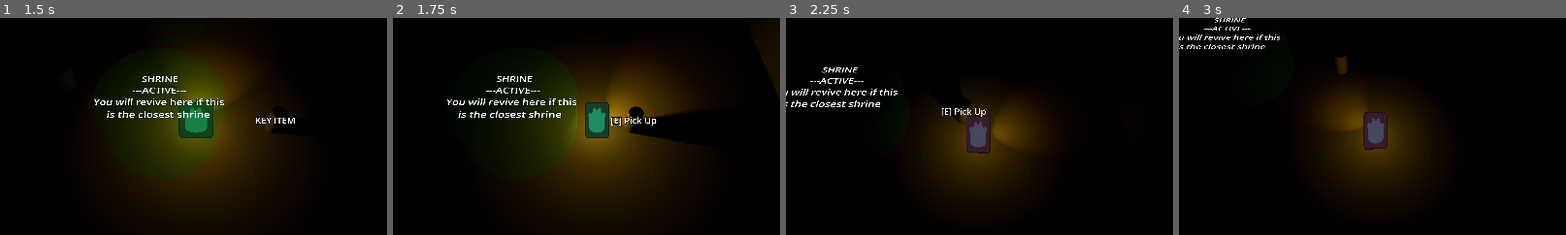
Above: before the commit, frames 1-4 (left to right).
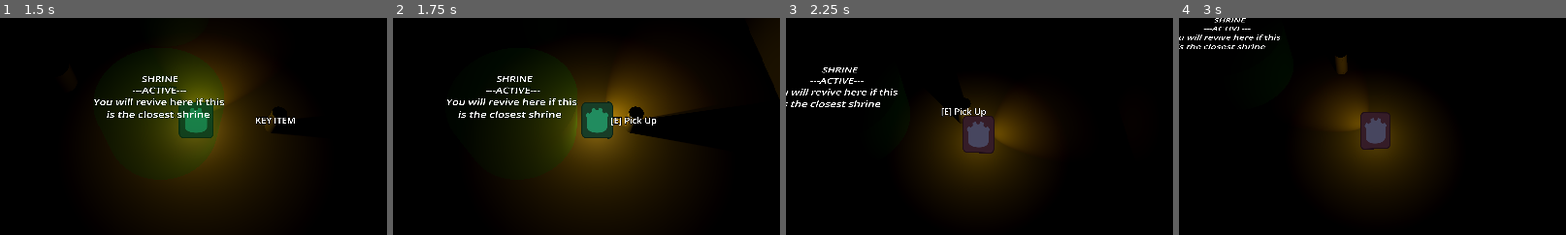
Above: after the commit, the same moments.

Repository: Rusty-Rat-Studios/dead-living-and-dying
Game: Godot game, scene res://game.tscn
Two runs of this game, one before a commit and one after it. Both use one fixed random seed, a clock stepped at 60 frames per second and the inputs below. The engine's default icon, where the game draws it, is replaced by a stand-in: a white triangle on a blue panel in a dark square.
Inputs (mouse positions are % of the whole screen's width and height, from its top left):
- Up to frame 1 (1.5 s): click "START" at 0.5 s; tap Enter at 1.25 s; move the mouse to (72, 45) at 1.27 s; hold Right (ui_right) from 1.28 s (still down); tap E (interact) at 1.35 s
- Up to frame 2 (1.75 s): keep holding Right (ui_right); tap Keypad Enter (ui_accept) at 1.52 s
- Up to frame 3 (2.25 s): move the mouse to (30, 55) at 2.02 s; release Right (ui_right) at 2.03 s; hold Down (ui_down) from 2.03 s (still down); tap Tab at 2.1 s
- Up to frame 4 (3 s): tap Keypad Enter (ui_accept) at 2.27 s; move the mouse to (60, 28) at 2.77 s; release Down (ui_down) at 2.78 s; hold Right (ui_right) from 2.78 s (still down); tap E (interact) at 2.85 s
The pictures show only the part of the screen within x 27-77%, y 27-76%; the shares and areas given below are measured in that part.

Frame 1 is identical in both runs. In frame 2, 0.5% of the frame differs, in the area x 48-57%, y 38-56%; in frame 3, 0.5%; in frame 4, 0.4%.

Commit message:
Add limited 360 player rotation

Diff:
--- a/player/player.gd
+++ b/player/player.gd
@@ -206,15 +206,19 @@
 	elif $LightOffset.rotation.y <= -PI:
 		$LightOffset.rotation.y = PI
 	# skew sprite to make it appear as though it is "looking" in the target direction
-	# rotation.y -90 is right, +90 is left
-	sprite.scale.x = clamp(abs(cos($LightOffset.rotation.y)), 0.7, 1)
-	sprite.rotation.y = clamp($LightOffset.rotation.y, -PI/8, PI/8)
+	sprite.scale.x = clamp(abs(cos($LightOffset.rotation.y)), 0.9, 1)
 
 	# flip animation based on rotation amount
 	if $LightOffset.rotation.y > -PI/2 and $LightOffset.rotation.y <= PI/2:
 		sprite.animation = "back"
+		sprite.rotation.y = clampf($LightOffset.rotation.y, -PI/8, PI/8)
 	else:
 		sprite.animation = "front"
+
+		if $LightOffset.rotation.y > 0:
+			sprite.rotation.y = clampf($LightOffset.rotation.y, PI - PI/8, PI)
+		else:
+			sprite.rotation.y = clampf($LightOffset.rotation.y, -PI, PI/8 - PI)
 
 
 func hit() -> void:
